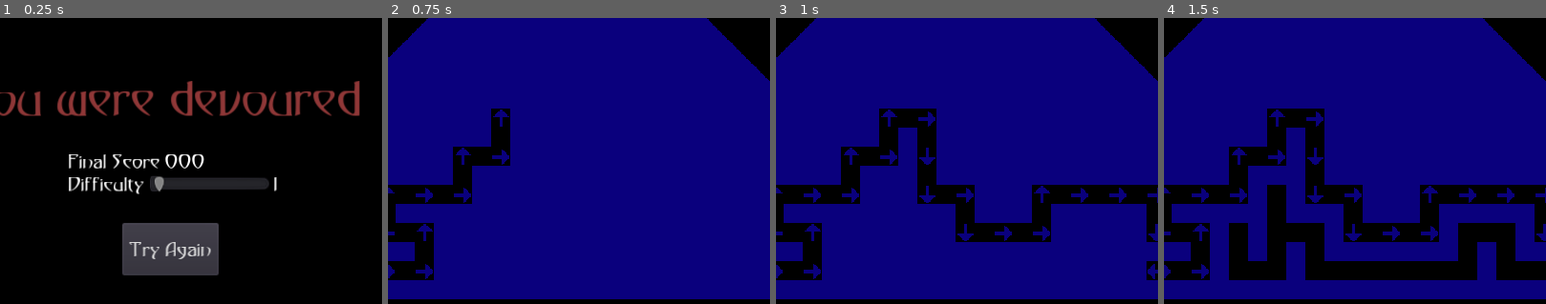
Above: before the commit, frames 1-4 (left to right).
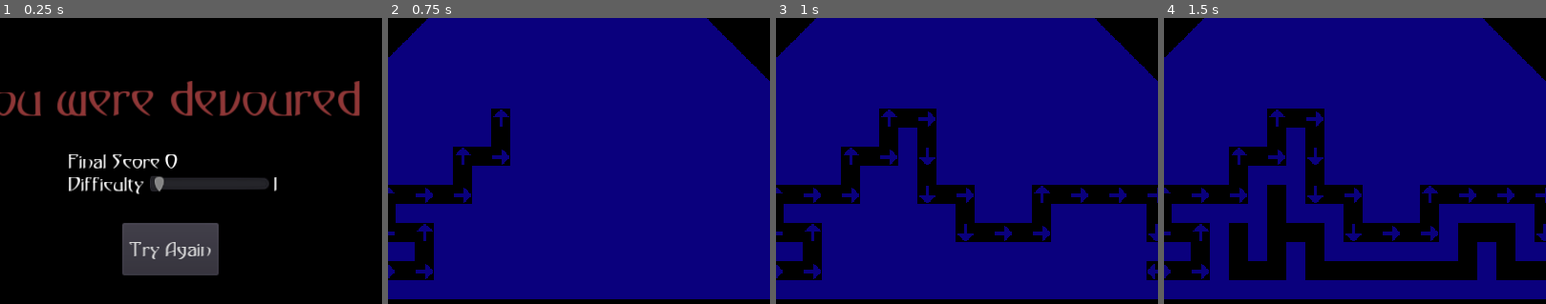
Above: after the commit, the same moments.

Repository: AkhRani/HauntedMansion
Game: Godot game, scene res://DeathScreen.tscn
Two runs of this game, one before a commit and one after it. Both use one fixed random seed, a clock stepped at 60 frames per second and the inputs below. This scene is started directly instead of the project's main scene.
Inputs:
- Up to frame 1 (0.25 s): no input
- Up to frame 2 (0.75 s): click "Try Again" at 0.5 s
- Up to frame 3 (1 s): no input
- Up to frame 4 (1.5 s): hold Right (ui_right) from 1.28 s (still down)
The pictures show only the part of the screen within x 29-79%, y 28-78%; the shares and areas given below are measured in that part.

The runs differ from the first frame. In frame 1, 0.2% of the frame differs, in the area x 46-54%, y 47-53%; in frame 2, nothing differs; in frame 3, nothing differs; in frame 4, nothing differs.
Error before the commit: Invalid set index 'text' (on base: 'null instance') with value of type 'String'. (res://DeathScreen.gd:5)

Commit message:
Fix paths for previous layout change

Diff:
--- a/DeathScreen.gd
+++ b/DeathScreen.gd
@@ -2,7 +2,7 @@
 
 # Called when the node enters the scene tree for the first time.
 func _ready():
-    $HBoxContainer/Score.text = "%d" % global.score
+    $VBoxContainer/HBoxContainer/Score.text = "%d" % global.score
 
 func _on_Button_pressed():
     global.score = 0
@@ -10,4 +10,4 @@
 
 func _on_HSlider_value_changed(value: float):
     global.difficulty = int(value)
-    $HBoxContainer/Difficulty.text = "%d" % global.difficulty
+    $VBoxContainer/HBoxContainer2/Difficulty.text = "%d" % global.difficulty
--- a/VictoryScreen.gd
+++ b/VictoryScreen.gd
@@ -4,8 +4,8 @@
 func _ready():
     if global.difficulty < 6:
         global.difficulty += 1
-    $HBoxContainer/Difficulty.text = "%d" % global.difficulty
-    $HBoxContainer/Score.text = "%d" % global.score
+    $VBoxContainer/HBoxContainer2/Difficulty.text = "%d" % global.difficulty
+    $VBoxContainer/HBoxContainer/Score.text = "%d" % global.score
 
 func _on_Button_pressed():
     get_tree().change_scene("res://Mansion.tscn")
